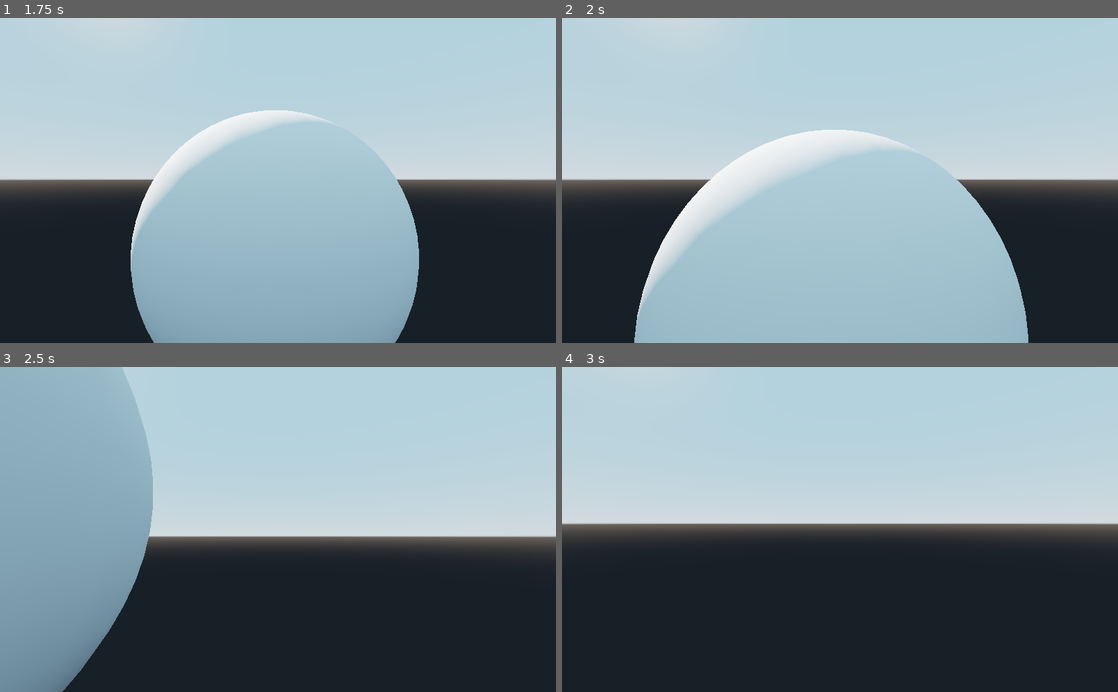
Above: before the commit, frames 1-4 (two rows, left to right).
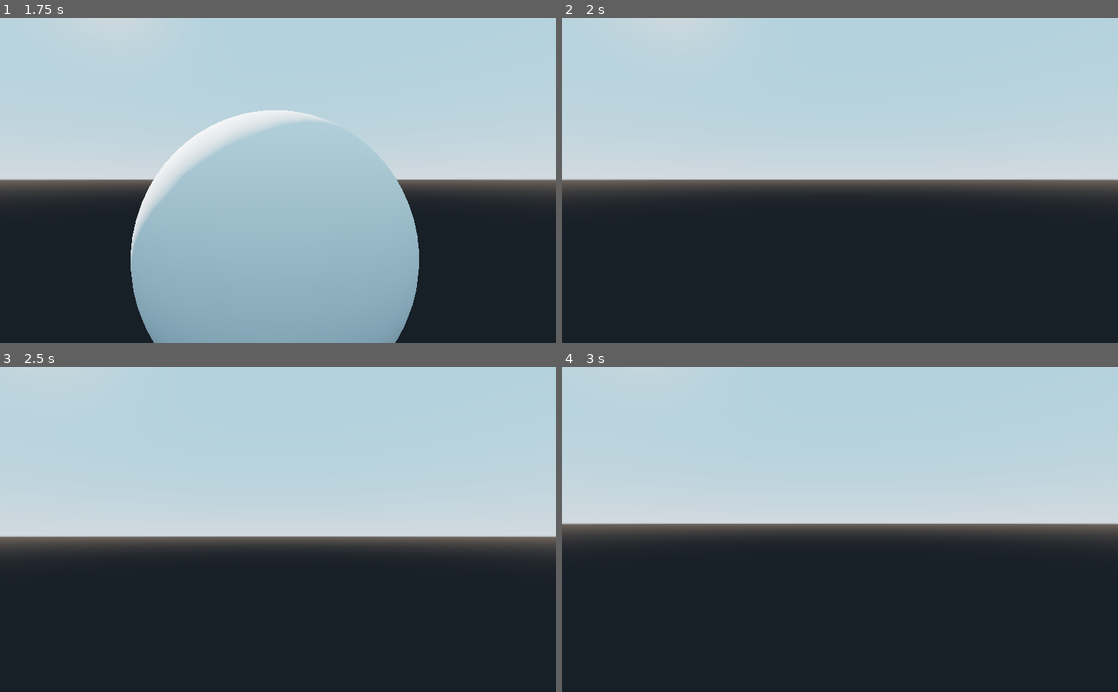
Above: after the commit, the same moments.

Repository: Linko-3D/Godot-Templates-Collection
Game: Godot game, scene res://Sandbox.tscn
Same seed, same stepped clock (60 frames per second), same inputs: the game is played once before the commit and once after it.
Inputs (mouse positions are in pixels of both pictures, inside the frame that each line leads up to):
- Up to frame 1 (1.75 s): tap Enter (ui_accept) at 0.5, 0.77, 1.52 s; move the mouse to (305, 180) at 0.52 s; hold Up (ui_up) from 0.53 s (still down); click (305, 180) at 0.67 s; move the mouse to (250, 180) at 1.27 s
- Up to frame 2 (2 s): keep holding Up (ui_up)
- Up to frame 3 (2.5 s): keep holding Up (ui_up); move the mouse to (289, 523) at 2.02 s
- Up to frame 4 (3 s): keep holding Up (ui_up); move the mouse to (834, 536) at 2.77 s; click (834, 536) at 2.92 s

Frame 1 is identical in both runs. In frame 2, 34% of the frame differs, in the area x 13-84%, y 34-100%; in frame 3, 23%; in frame 4, nothing differs.

Commit message:
area

Diff:
--- a/Sandbox.tscn
+++ b/Sandbox.tscn
@@ -6,6 +6,7 @@
 [ext_resource path="res://Templates/3D/AI/LookAt/LookAt.tscn" type="PackedScene" id=4]
 [ext_resource path="res://Templates/3D/AI/MoveTo/MoveTo.tscn" type="PackedScene" id=5]
 [ext_resource path="res://Templates/3D/FirstPersonCharacter/Camera/Projectile/Projectile.tscn" type="PackedScene" id=6]
+[ext_resource path="res://Templates/3D/Interactive/Area/Area.tscn" type="PackedScene" id=7]
 
 [sub_resource type="ConvexPolygonShape" id=1]
 points = PoolVector3Array( 10, 0, 10, -10, 0, 10, 10, 0, -10, -10, 0, -10 )
@@ -20,6 +21,7 @@
 [node name="Level" type="Spatial"]
 
 [node name="FirstPersonCharacter" parent="." instance=ExtResource( 1 )]
+collision_mask = 5
 
 [node name="Sun" type="DirectionalLight" parent="."]
 transform = Transform( -0.707107, 0.40558, -0.579228, 0, 0.819152, 0.573577, 0.707107, 0.40558, -0.579228, 0, 10, 0 )
@@ -48,3 +50,6 @@
 
 [node name="Projectile" parent="." instance=ExtResource( 6 )]
 transform = Transform( 1, 0, 0, 0, 1, 0, 0, 0, 1, 2.54573, 0.43867, -1.34127 )
+
+[node name="Area" parent="." instance=ExtResource( 7 )]
+transform = Transform( 1, 0, 0, 0, 1, 0, 0, 0, 1, 0, 0, -5.04 )
--- a/Templates/3D/FirstPersonCharacter/Camera/Raycast/RayCast.tscn
+++ b/Templates/3D/FirstPersonCharacter/Camera/Raycast/RayCast.tscn
@@ -2,8 +2,8 @@
 
 [ext_resource path="res://Templates/3D/FirstPersonCharacter/Camera/Raycast/RayCast.gd" type="Script" id=1]
 
-
 [node name="RayCast" type="RayCast"]
 enabled = true
 cast_to = Vector3( 0, 0, -10 )
+collision_mask = 2
 script = ExtResource( 1 )
--- a/Templates/3D/FirstPersonCharacter/FirstPersonCharacter.tscn
+++ b/Templates/3D/FirstPersonCharacter/FirstPersonCharacter.tscn
@@ -13,7 +13,6 @@
 transform = Transform( 1, 0, 0, 0, 1, 0, 0, 0, 1, 0, 1.8, 0 )
 
 [node name="RayCast" parent="Camera" instance=ExtResource( 2 )]
-collision_mask = 2
 
 [node name="CollisionShape" type="CollisionShape" parent="."]
 transform = Transform( 1, 0, 0, 0, -4.37114e-008, 1, 0, -1, -4.37114e-008, 0, 1, 0 )
--- /dev/null
+++ b/Templates/3D/Interactive/Area/Area.gd
@@ -0,0 +1,7 @@
+extends Area
+
+func _on_Area_body_entered(body):
+	print("inside")
+
+func _on_Area_body_exited(body):
+	print("outside")
--- /dev/null
+++ b/Templates/3D/Interactive/Area/Area.tscn
@@ -0,0 +1,17 @@
+[gd_scene load_steps=3 format=2]
+
+[ext_resource path="res://Templates/3D/Interactive/Area/Area.gd" type="Script" id=1]
+
+[sub_resource type="BoxShape" id=1]
+extents = Vector3( 2, 1, 2 )
+
+[node name="Area" type="Area"]
+collision_layer = 4
+collision_mask = 0
+script = ExtResource( 1 )
+
+[node name="CollisionShape" type="CollisionShape" parent="."]
+transform = Transform( 1, 0, 0, 0, 1, 0, 0, 0, 1, 0, 1, 0 )
+shape = SubResource( 1 )
+[connection signal="body_entered" from="." to="." method="_on_Area_body_entered"]
+[connection signal="body_exited" from="." to="." method="_on_Area_body_exited"]
--- a/Templates/3D/Interactive/Target/Target.tscn
+++ b/Templates/3D/Interactive/Target/Target.tscn
@@ -6,7 +6,7 @@
 [sub_resource type="SphereMesh" id=2]
 
 [node name="Target" type="StaticBody"]
-collision_layer = 3
+collision_layer = 2
 collision_mask = 0
 
 [node name="CollisionShape" type="CollisionShape" parent="."]
Not shown: 1 places in Sandbox.tscn that only renumber resources
